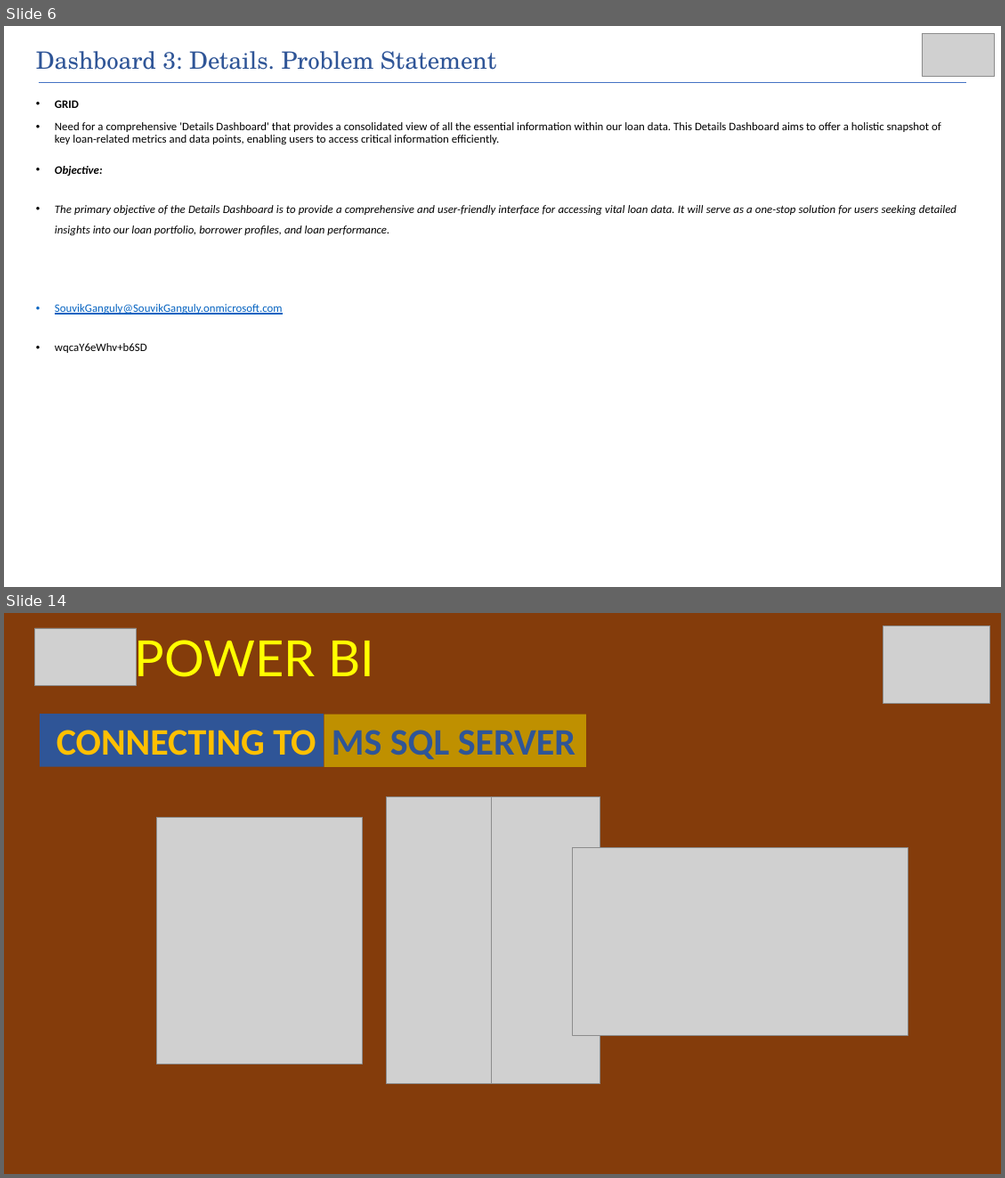
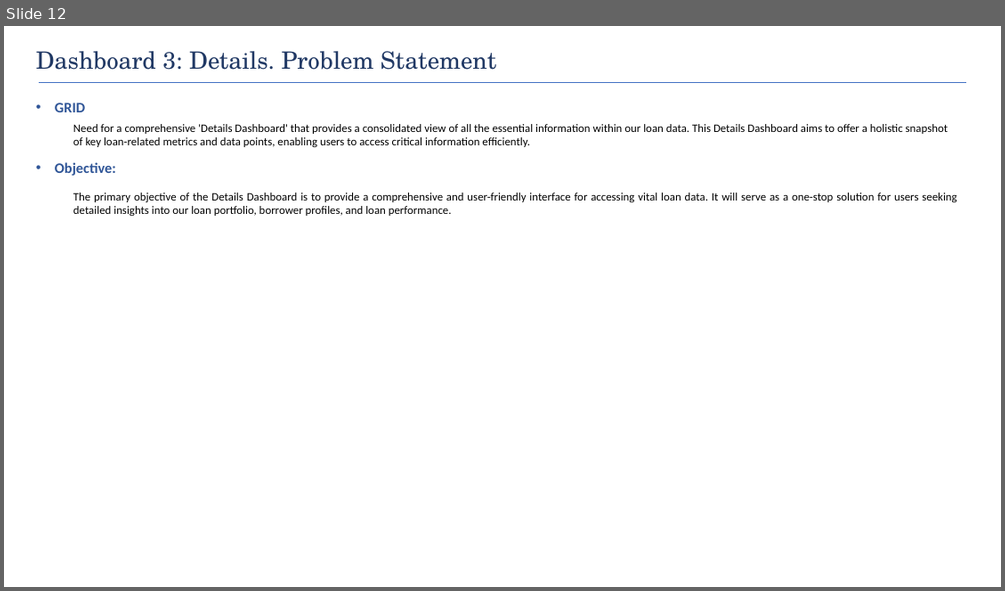
Before and after one commit to ds-souvik/Bank_Loan_Analysis_with_PowerBI_Dashboards, a slide deck: Loan Data Analysis and Dashboard Presentation.pptx. Shown one above the other, each under a label of ours: slides 6 and 14 before the commit, slide 12 after it; the slides between them are not shown. The pictures are 1005x1178 and 1005x591 pixels, drawn with LibreOffice and Linux fonts; fonts in the diff are those of the drawing; grey boxes stand for pictures. Boxes give left, top, right and bottom in pixels: in the first picture for what was removed or moved away, otherwise in the second. Text is boxed around its words. In the diff, an @@ line names an element or a change of style, - is before the commit and + after.

```diff
--- a/Loan Data Analysis and Dashboard Presentation.pptx
+++ b/Loan Data Analysis and Dashboard Presentation.pptx
@@ slide 14 removed at <box>4,613,1001,1174</box>, background #843C0B @@
@@ picture removed at <box>34,628,137,686</box> @@
@@ text removed at <box>135,633,374,685</box> @@
-POWER BI
@@ picture removed at <box>883,625,990,703</box> @@
@@ rectangle removed at <box>40,714,324,767</box> @@
-CONNECTING TO
@@ rectangle removed at <box>324,714,586,767</box> @@
-MS SQL SERVER
@@ picture removed at <box>386,797,519,1084</box> @@
@@ picture removed at <box>492,797,600,1084</box> @@
@@ picture removed at <box>156,817,362,1064</box> @@
@@ picture removed at <box>573,847,908,1036</box> @@
@@ what was slide 6 is now slide 12 @@
@@ slide 12 changed as well @@
@@ text "Dashboard 3: Details. Problem Statement" at <box>36,51,496,70</box>: text colour #2F5597 to #203864 @@
@@ picture removed at <box>922,33,995,76</box> @@
@@ text "GRID" at <box>55,103,956,216</box>: size 11 to 14 pt, text colour #000000 to #2F5597 in "GRID", "Objective:"; italic off in "Objective:", "The primary objective of the Details Dashboard ..."; line spacing 0.9 to 1; bullet • to none; list level 1 to 2 in "Need for a comprehensive 'Details ..."; line spacing 1.5 to 1; list level 1 to 2 in "The primary objective of the ..." @@
@@ text at <box>55,304,283,353</box>: paragraphs removed @@
-• SouvikGanguly@SouvikGanguly.onmicrosoft.com
-• wqcaY6eWhv+b6SD
```
Also in this commit, not shown: 5 other slides changed, 11 slides added, 17 other slides removed, 1 other file.
